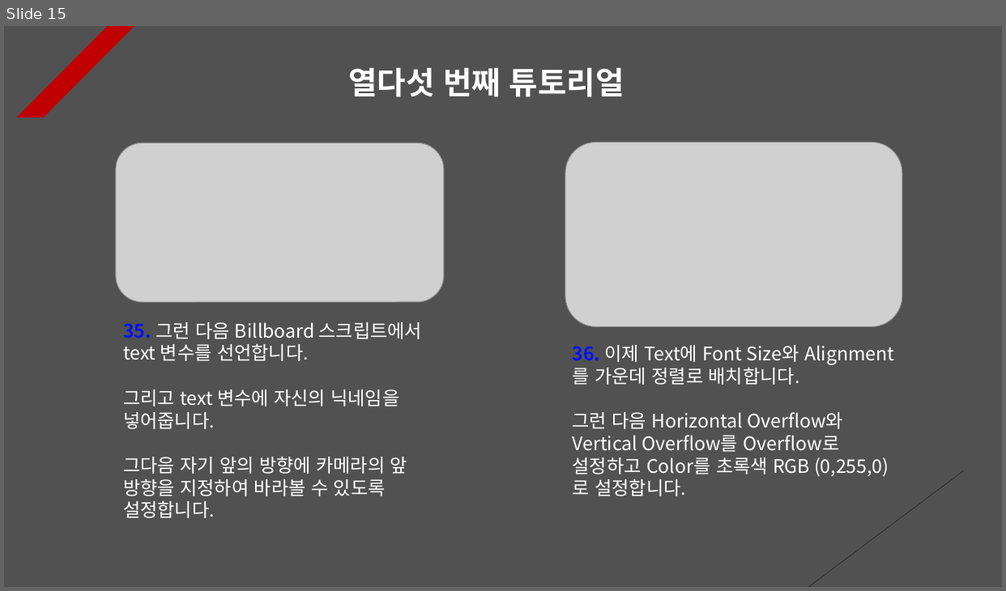
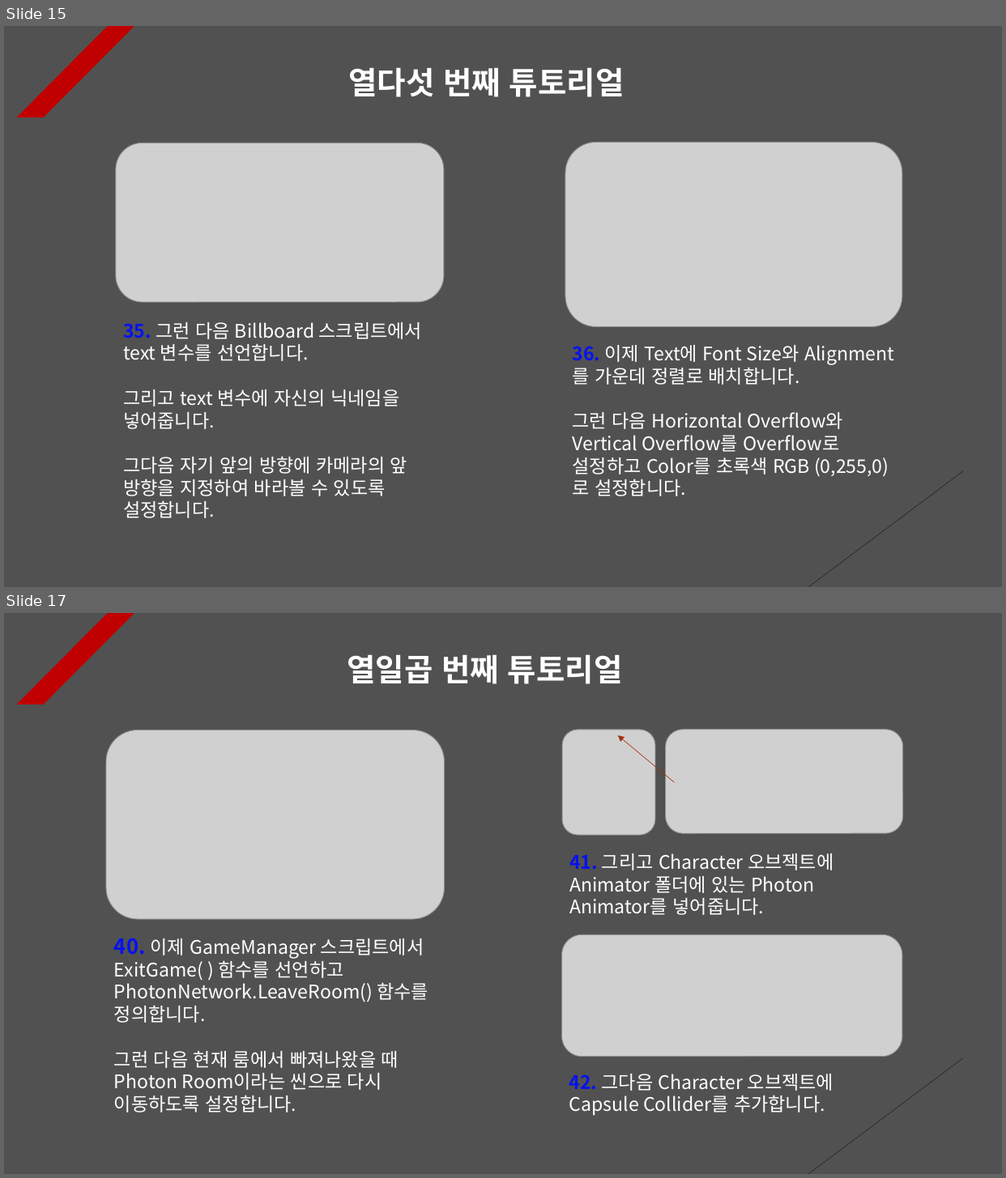
Before and after one commit to Unity2033/3D-UnityEngine, a slide deck: Assets/Class/Photon Server/PPT Data/Photon Synchronization.pptx. Shown one above the other, each under a label of ours: slide 15 before the commit, slides 15 and 17 after it; the slides between them are not shown. The pictures are 1006x591 and 1006x1178 pixels, drawn with LibreOffice and Linux fonts; fonts in the diff are those of the drawing; grey boxes stand for pictures. Boxes give left, top, right and bottom in pixels: in the first picture for what was removed or moved away, otherwise in the second. Text is boxed around its words. In the diff, an @@ line names an element or a change of style, - is before the commit and + after.

Commit message:
Photon RPC Tutorial Renewal
- Set to receive the position of the
  crystal-generated object at
  random using the transform array

- Photon RPC material update

```diff
--- a/Assets/Class/Photon Server/PPT Data/Photon Synchronization.pptx
+++ b/Assets/Class/Photon Server/PPT Data/Photon Synchronization.pptx
@@ slide 17 added at (x1=4, y1=613, x2=1002, y2=1174), background #515151; not listed: 2 template elements that a slide beside it also shows @@
@@ text added at (x1=347, y1=654, x2=623, y2=684), 30 pt, text #FFFFFF, bold @@
+열일곱 번째 튜토리얼
@@ picture added at (x1=106, y1=730, x2=444, y2=919) @@
@@ picture added at (x1=562, y1=730, x2=655, y2=835) @@
@@ picture added at (x1=666, y1=729, x2=903, y2=833) @@
@@ arrow added from (675, 782) to (618, 736), #A5300F 0.5 pt dashed @@
@@ text added at (x1=569, y1=854, x2=833, y2=915), 18 pt, text #FFFFFF @@
+41. 그리고 Character 오브젝트에 Animator 폴더에 있는 Photon Animator를 넣어줍니다.
@@ text added at (x1=114, y1=938, x2=428, y2=1113), 18 pt, text #FFFFFF @@
+40. 이제 GameManager 스크립트에서 ExitGame( ) 함수를 선언하고 PhotonNetwork.LeaveRoom() 함수를 정의합니다.
+그런 다음 현재 룸에서 빠져나왔을 때 Photon Room이라는 씬으로 다시 이동하도록 설정합니다.
@@ picture added at (x1=562, y1=935, x2=902, y2=1057) @@
@@ text added at (x1=569, y1=1074, x2=833, y2=1116), 18 pt, text #FFFFFF @@
+42. 그다음 Character 오브젝트에 Capsule Collider를 추가합니다.
```
Also in this commit, not shown: 6 slides changed, 8 other files.
